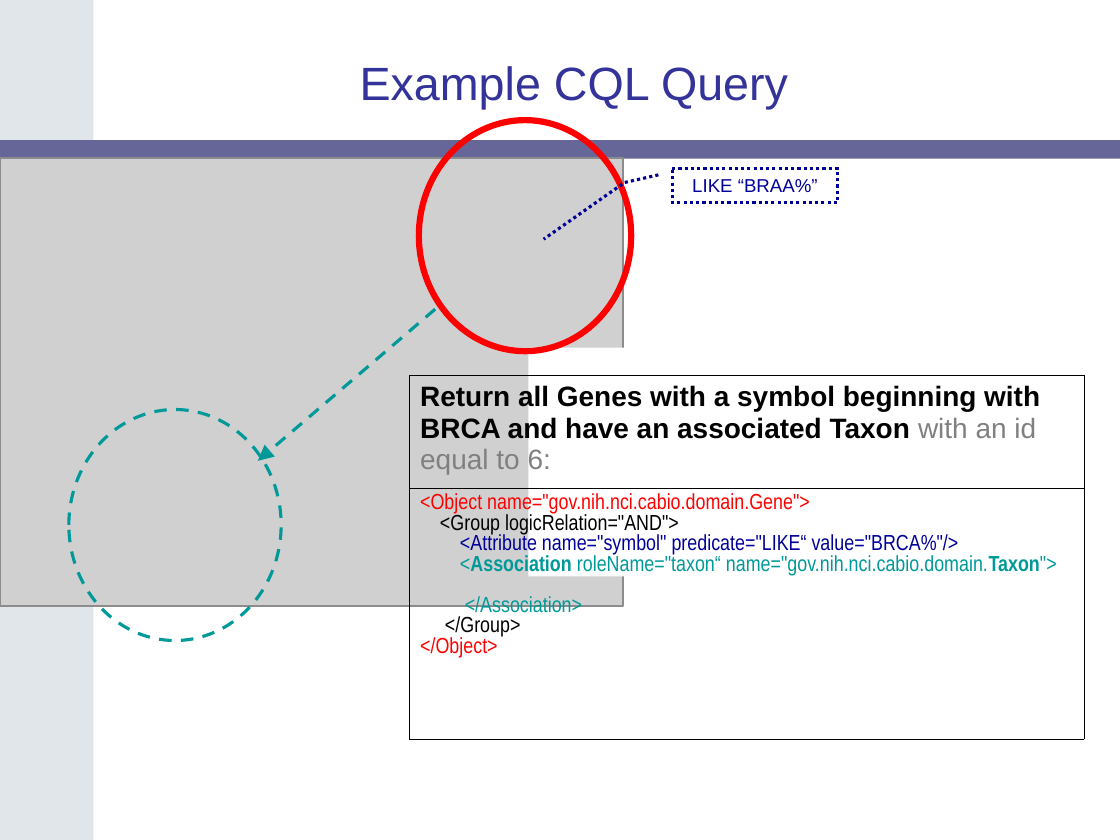
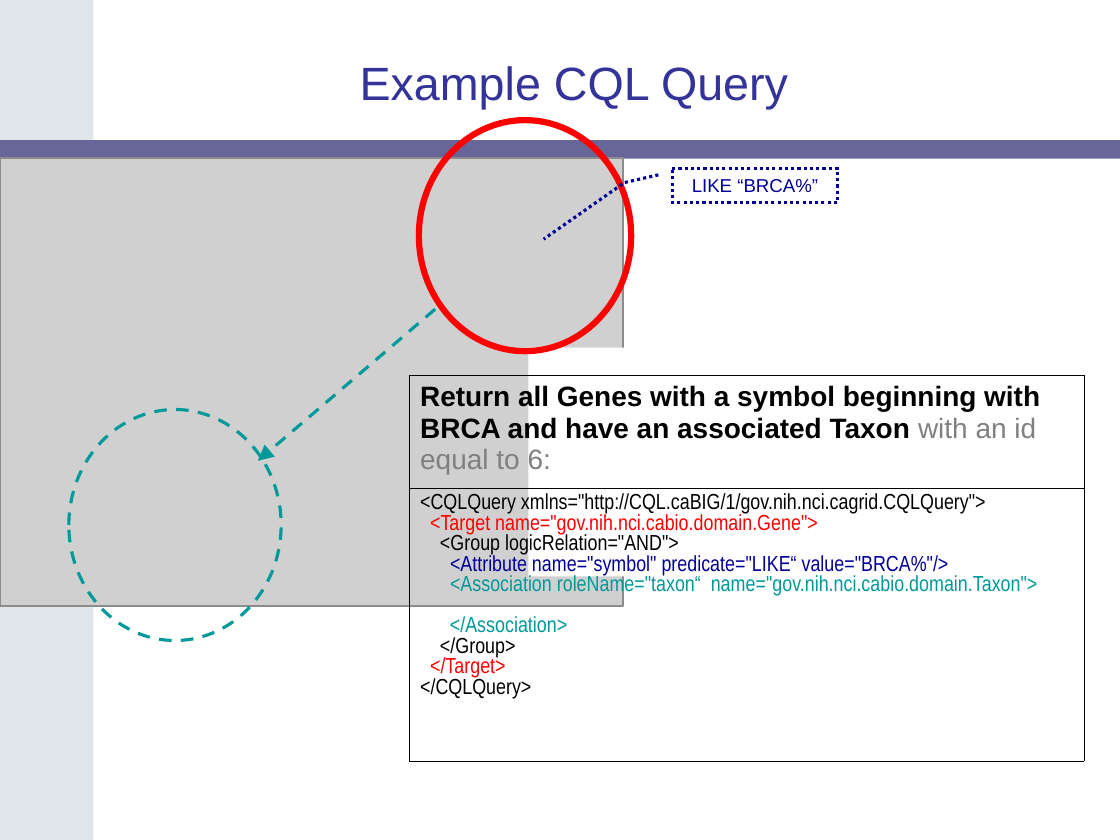
Before and after one commit to NCIP/cagrid-portal, a slide deck: slide 27 of cagrid-1-0/Documentation/docs/DataService/Slides/caGrid-1.0-Data-Services-20060605.ppt. Drawn at 1120x840 pixels with LibreOffice and Linux fonts; fonts in the diff are those of the drawing; grey boxes stand for pictures; background and template pictures are left out. Boxes give left, top, right and bottom in pixels: in the first picture for what was removed or moved away, otherwise in the second. Text is boxed around its words. In the diff, an @@ line names an element or a change of style, - is before the commit and + after.

```diff
--- a/cagrid-1-0/Documentation/docs/DataService/Slides/caGrid-1.0-Data-Services-20060605.ppt
+++ b/cagrid-1-0/Documentation/docs/DataService/Slides/caGrid-1.0-Data-Services-20060605.ppt
@@ text in border callout at box(692, 179, 818, 192): text changed @@
-LIKE “BRAA%”
+LIKE “BRCA%”
@@ table at box(409, 375, 1083, 759) @@
@@ row 2, column 1: "<Object name="gov.nih.nci.cabio.domain.Gene"> / <Group logicRelation="AND"> / <Attribute name="symbol" predicate="LIKE“ value="BRCA%"/> / <Association roleName="taxon“ name="gov.nih.nci.cabio.domain.Taxon"> / </Association> / </Group> / </Object>" to "<CQLQuery xmlns="http://CQL.caBIG/1/gov.nih.nci.cagrid.CQLQuery"> / <Target name="gov.nih.nci.cabio.domain.Gene"> / <Group logicRelation="AND"> / <Attribute name="symbol" predicate="LIKE“ value="BRCA%"/> / <Association roleName="taxon“ name="gov.nih.nci.cabio.domain.Taxon"> / </Association> / </Group> / </Target> / </CQLQuery>" @@
```
Also in this commit, not shown: 3 other slides changed.
